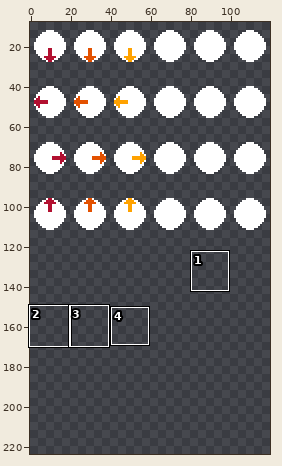
Two states of a sprite sheet, Minge2022Summer/App/playerSprite.png. Above: a wide view before the commit, with the close-up outlined.
Close-up. Before the commit:
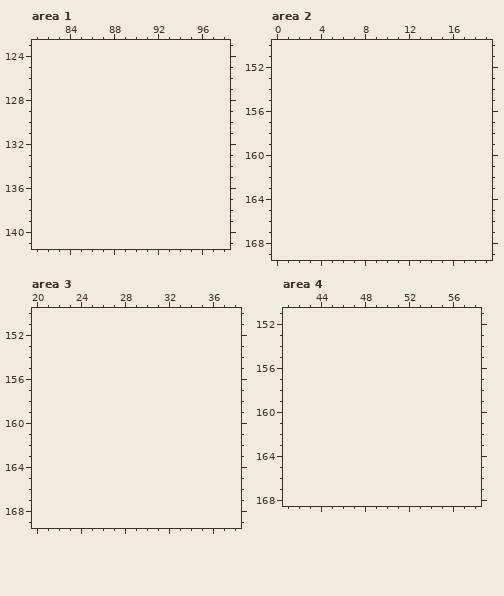
The file is 120x112 pixels. Colours within 5 levels of each other are drawn and written as one. Shown: area 1: x 81..98, y 123..141; area 2: x 0..19, y 150..169; area 3: x 20..38, y 150..169; area 4: x 41..58, y 151..168. The old version is drawn lined up with the new one, on the new canvas. The wide view leaves out empty margins. The commit also changed other parts of the picture, which this record leaves out.
Palette (. is transparent): 
After the commit:
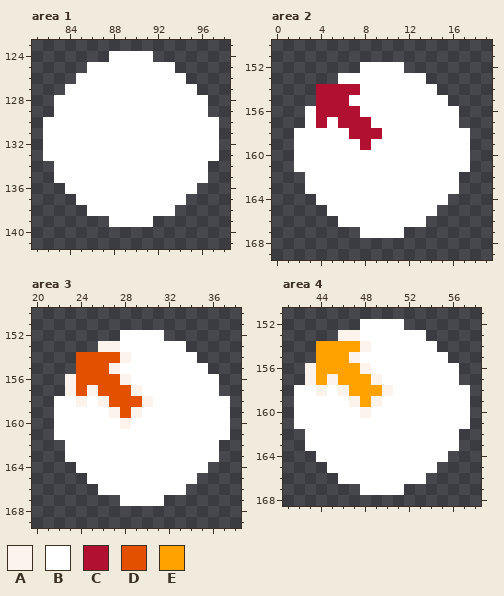
Colours new in this view: A #fdf3ed  B #ffffff  C #b21030  D #e35100  E #ffa200
Difference:
canvas 120x112 -> 120x224
Area 1:
y 124: x 88..91 .... -> BBBB
y 125: x 86..93 ........ -> BBBBBBBB
y 126: x 85..94 .......... -> BBBBBBBBBB
y 127: x 84..95 ............ -> BBBBBBBBBBBB
y 128..129: x 83..96 .............. -> BBBBBBBBBBBBBB
y 130..133: x 82..97 ................ -> BBBBBBBBBBBBBBBB
y 134..135: x 83..96 .............. -> BBBBBBBBBBBBBB
y 136: x 84..95 ............ -> BBBBBBBBBBBB
y 137: x 85..94 .......... -> BBBBBBBBBB
y 138: x 86..93 ........ -> BBBBBBBB
y 139: x 88..91 .... -> BBBB
Area 2:
y 152: x 8..11 .... -> BBBB
y 153: x 6..13 ........ -> BBBBBBBB
y 154: x 4..14 ........... -> CCCCBBBBBBB
y 155: x 4..15 ............ -> CCCBBBBBBBBB
y 156: x 3..16 .............. -> BCCCCBBBBBBBBB
y 157: x 3..16 .............. -> BCBCCCBBBBBBBB
y 158: x 2..17 ................ -> BBBBBCCCBBBBBBBB
y 159: x 2..17 ................ -> BBBBBBCBBBBBBBBB
y 160..161: x 2..17 ................ -> BBBBBBBBBBBBBBBB
y 162..163: x 3..16 .............. -> BBBBBBBBBBBBBB
y 164: x 4..15 ............ -> BBBBBBBBBBBB
y 165: x 5..14 .......... -> BBBBBBBBBB
y 166: x 6..13 ........ -> BBBBBBBB
y 167: x 8..11 .... -> BBBB
Area 3:
y 152: x 28..31 .... -> BBBB
y 153: x 26..33 ........ -> AABBBBBB
y 154: x 24..34 ........... -> DDDDABBBBBB
y 155: x 24..35 ............ -> DDDABBBBBBBB
y 156: x 23..36 .............. -> ADDDDABBBBBBBB
y 157: x 23..36 .............. -> ADADDDABBBBBBB
y 158: x 22..37 ................ -> BBABADDDABBBBBBB
y 159: x 22..37 ................ -> BBBBBADABBBBBBBB
y 160: x 22..37 ................ -> BBBBBBABBBBBBBBB
y 161: x 22..37 ................ -> BBBBBBBBBBBBBBBB
y 162..163: x 23..36 .............. -> BBBBBBBBBBBBBB
y 164: x 24..35 ............ -> BBBBBBBBBBBB
y 165: x 25..34 .......... -> BBBBBBBBBB
y 166: x 26..33 ........ -> BBBBBBBB
y 167: x 28..31 .... -> BBBB
Area 4:
y 152: x 48..51 .... -> BBBB
y 153: x 46..53 ........ -> AABBBBBB
y 154: x 44..54 ........... -> EEEEABBBBBB
y 155: x 44..55 ............ -> EEEABBBBBBBB
y 156: x 43..56 .............. -> AEEEEABBBBBBBB
y 157: x 43..56 .............. -> AEAEEEABBBBBBB
y 158: x 42..57 ................ -> BBABAEEEABBBBBBB
y 159: x 42..57 ................ -> BBBBBAEABBBBBBBB
y 160: x 42..57 ................ -> BBBBBBABBBBBBBBB
y 161: x 42..57 ................ -> BBBBBBBBBBBBBBBB
y 162..163: x 43..56 .............. -> BBBBBBBBBBBBBB
y 164: x 44..55 ............ -> BBBBBBBBBBBB
y 165: x 45..54 .......... -> BBBBBBBBBB
y 166: x 46..53 ........ -> BBBBBBBB
y 167: x 48..51 .... -> BBBB
